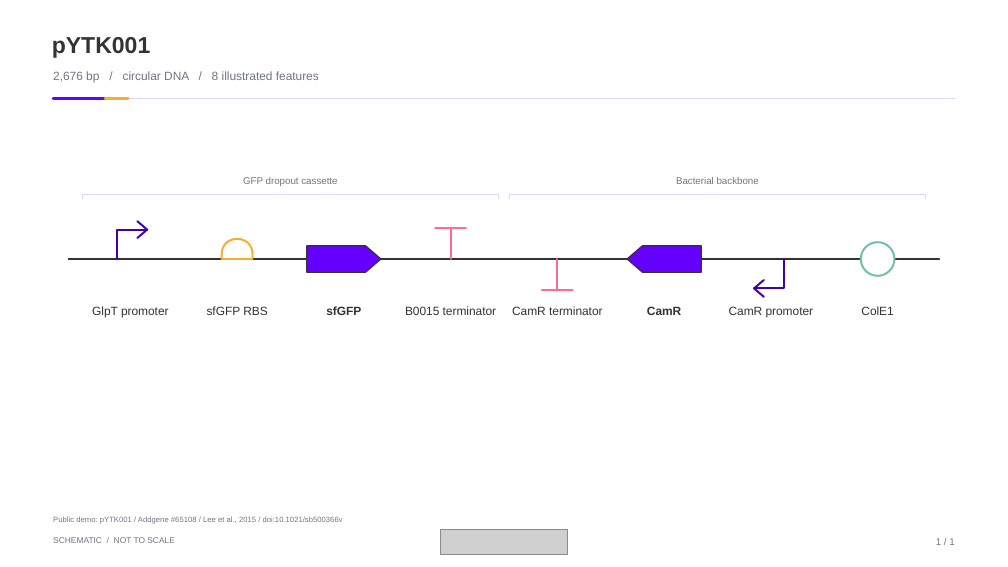
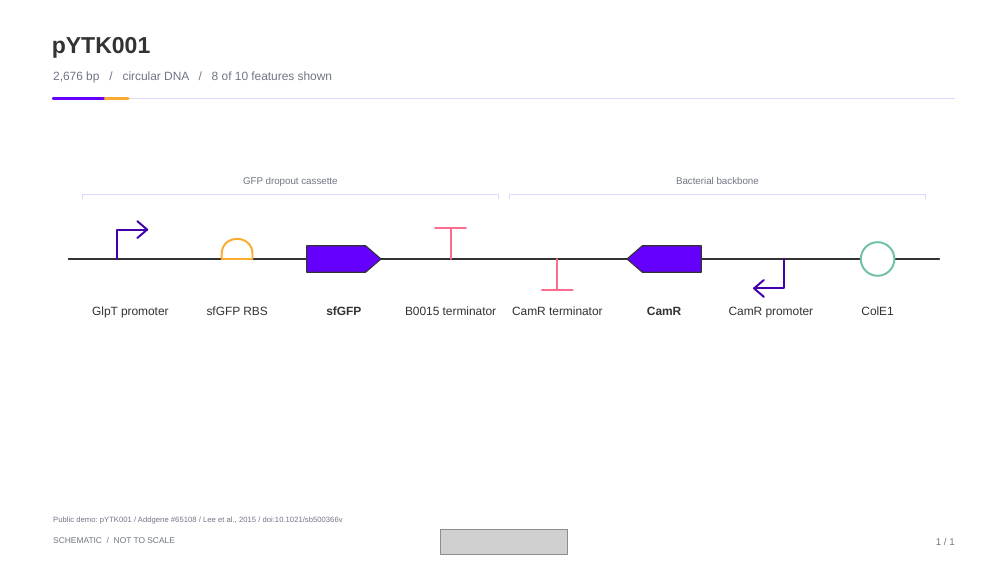
Before and after one commit to Drjackxiaoyuchen/auraconstruct, a slide deck: slide 1 of examples/AuraConstruct_Editable_Demo.pptx. Drawn at 1008x567 pixels with LibreOffice and Linux fonts; fonts in the diff are those of the drawing; grey boxes stand for pictures. Boxes give left, top, right and bottom in pixels: in the first picture for what was removed or moved away, otherwise in the second. Text is boxed around its words. In the diff, an @@ line names an element or a change of style, - is before the commit and + after.

```diff
--- a/examples/AuraConstruct_Editable_Demo.pptx
+++ b/examples/AuraConstruct_Editable_Demo.pptx
@@ text at [53, 71, 332, 82]: text changed @@
-2,676 bp / circular DNA / 8 illustrated features
+2,676 bp / circular DNA / 8 of 10 features shown
```
Also in this commit, not shown: 53 other files.
